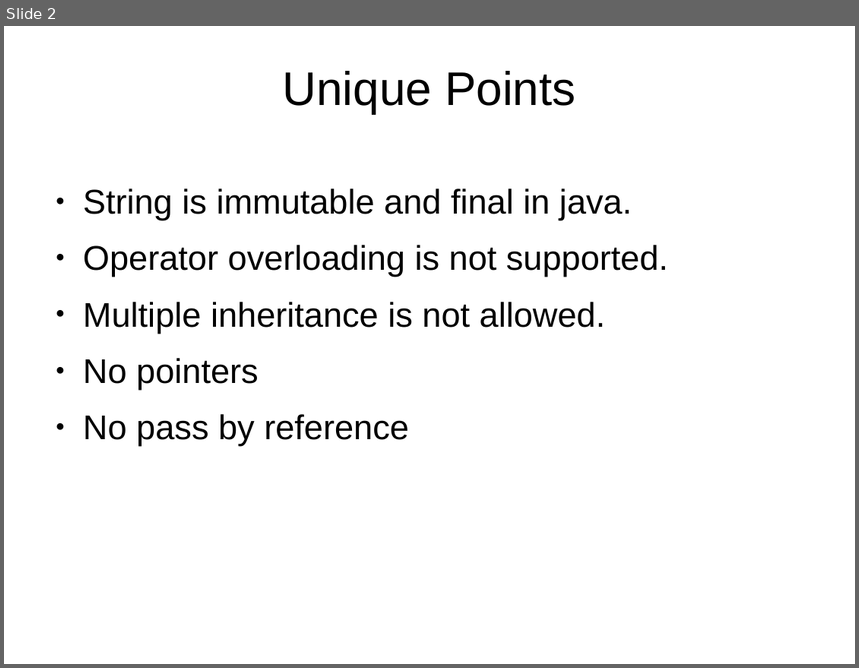
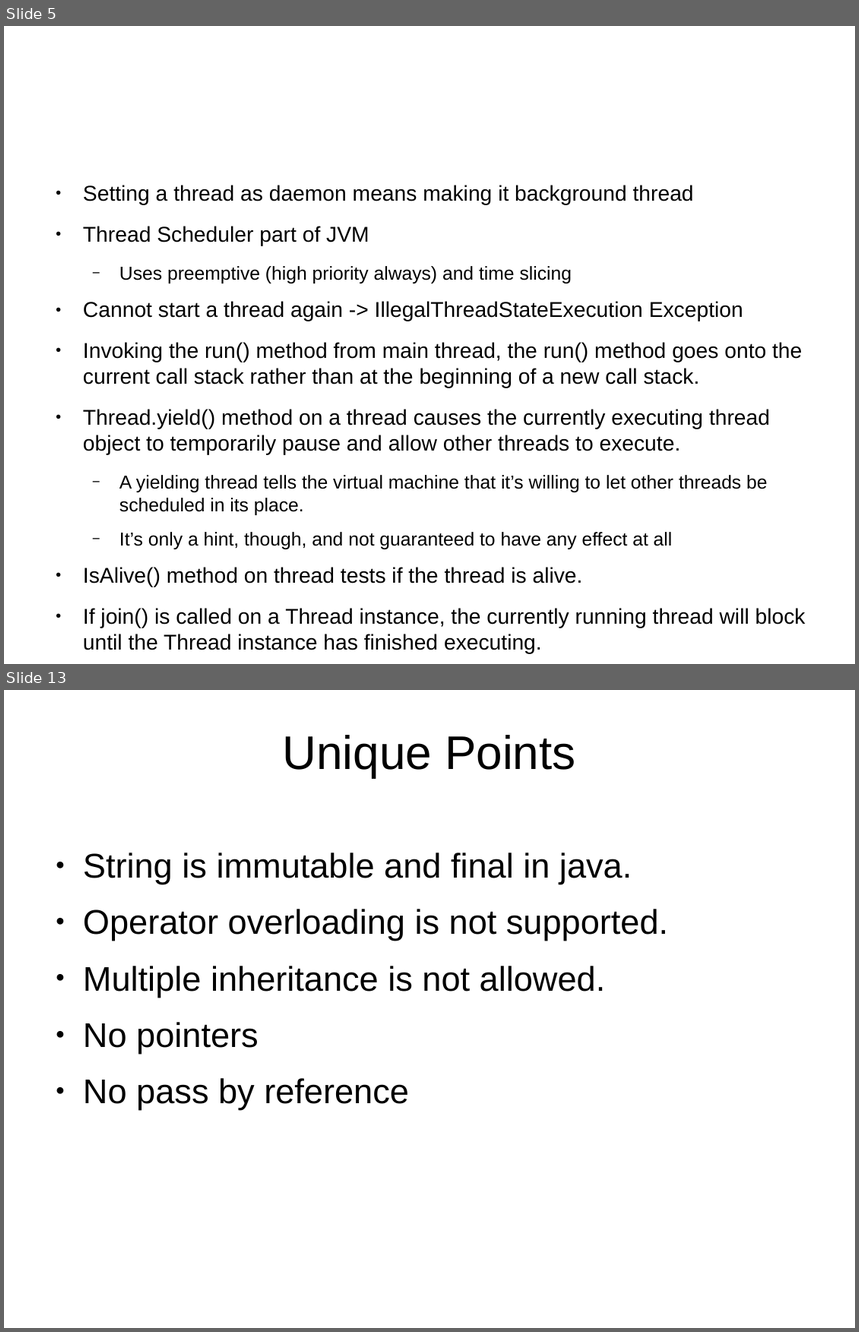
Before and after one commit to tanmayrajani/Internship_PreWork, a slide deck: Java/Java_Notes.odp. Shown one above the other, each under a label of ours: slide 2 before the commit, slides 5 and 13 after it; the slides between them are not shown. The pictures are 859x668 and 859x1332 pixels, drawn with LibreOffice and Linux fonts; fonts in the diff are those of the drawing; background and template pictures are left out. Boxes give left, top, right and bottom in pixels: in the first picture for what was removed or moved away, otherwise in the second. Text is boxed around its words. In the diff, an @@ line names an element or a change of style, - is before the commit and + after.

```diff
--- a/Java/Java_Notes.odp
+++ b/Java/Java_Notes.odp
@@ slide 5 added at [4,26,855,664], background picture (left out) @@
@@ text added at [83,185,806,655], 20 pt, text #000000 @@
+● Setting a thread as daemon means making it background thread
+● Thread Scheduler part of JVM
+  − Uses preemptive (high priority always) and time slicing
+● Cannot start a thread again -> IllegalThreadStateExecution Exception
+● Invoking the run() method from main thread, the run() method goes onto the current call stack rather than at the beginning of a new call stack.
+● Thread.yield() method on a thread causes the currently executing thread object to temporarily pause and allow other threads to execute.
+  − A yielding thread tells the virtual machine that it’s willing to let other threads be scheduled in its place.
+  − It’s only a hint, though, and not guaranteed to have any effect at all
+● IsAlive() method on thread tests if the thread is alive.
+● If join() is called on a Thread instance, the currently running thread will block until the Thread instance has finished executing.
@@ what was slide 2 is now slide 13 @@
```
Also in this commit, not shown: 10 other slides added, 4 other files.
